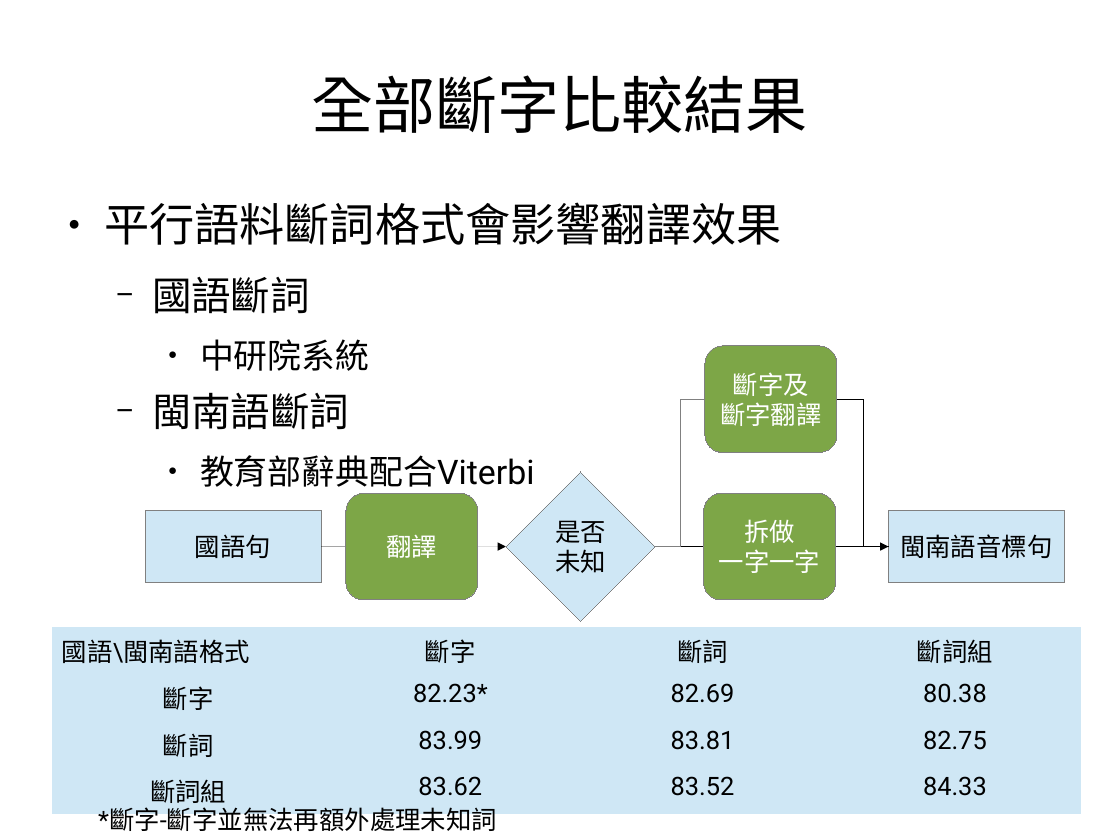
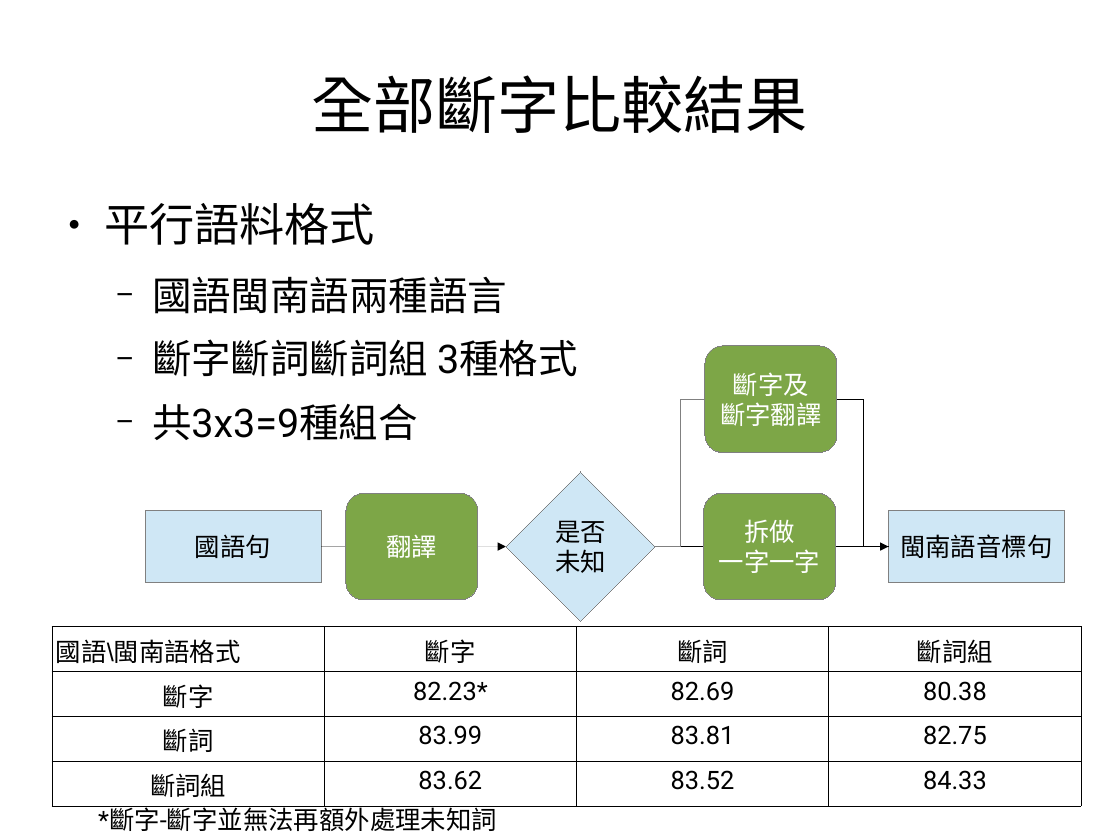
Before and after one commit to sih4sing5hong5/po3-ko3_tau5-iann2-phinn3, a slide deck: slide 11 of 翻譯報告.odp (slide 10 before the commit). Drawn at 1120x840 pixels with LibreOffice and Linux fonts; fonts in the diff are those of the drawing. Boxes give left, top, right and bottom in pixels: in the first picture for what was removed or moved away, otherwise in the second. Text is boxed around its words. In the diff, an @@ line names an element or a change of style, - is before the commit and + after.

```diff
--- a/翻譯報告.odp
+++ b/翻譯報告.odp
@@ text at box(104, 203, 578, 440): text changed; size 24 to 28 pt @@
-● 平行語料斷詞格式會影響翻譯效果
-  − 國語斷詞
-    ● 中研院系統
-  − 閩南語斷詞
-    ● 教育部辭典配合Viterbi
+● 平行語料格式
+  − 國語閩南語兩種語言
+  − 斷字斷詞斷詞組 3種格式
+  − 共3x3=9種組合
@@ table at box(52, 627, 1080, 804) @@
@@ fill #CFE7F5 to none in 16 cells @@
@@ font Roboto to Arial in "國語\閩南語格式" @@
@@ borders changed @@
```
Also in this commit, not shown: 7 other slides changed, 5 slides added.
